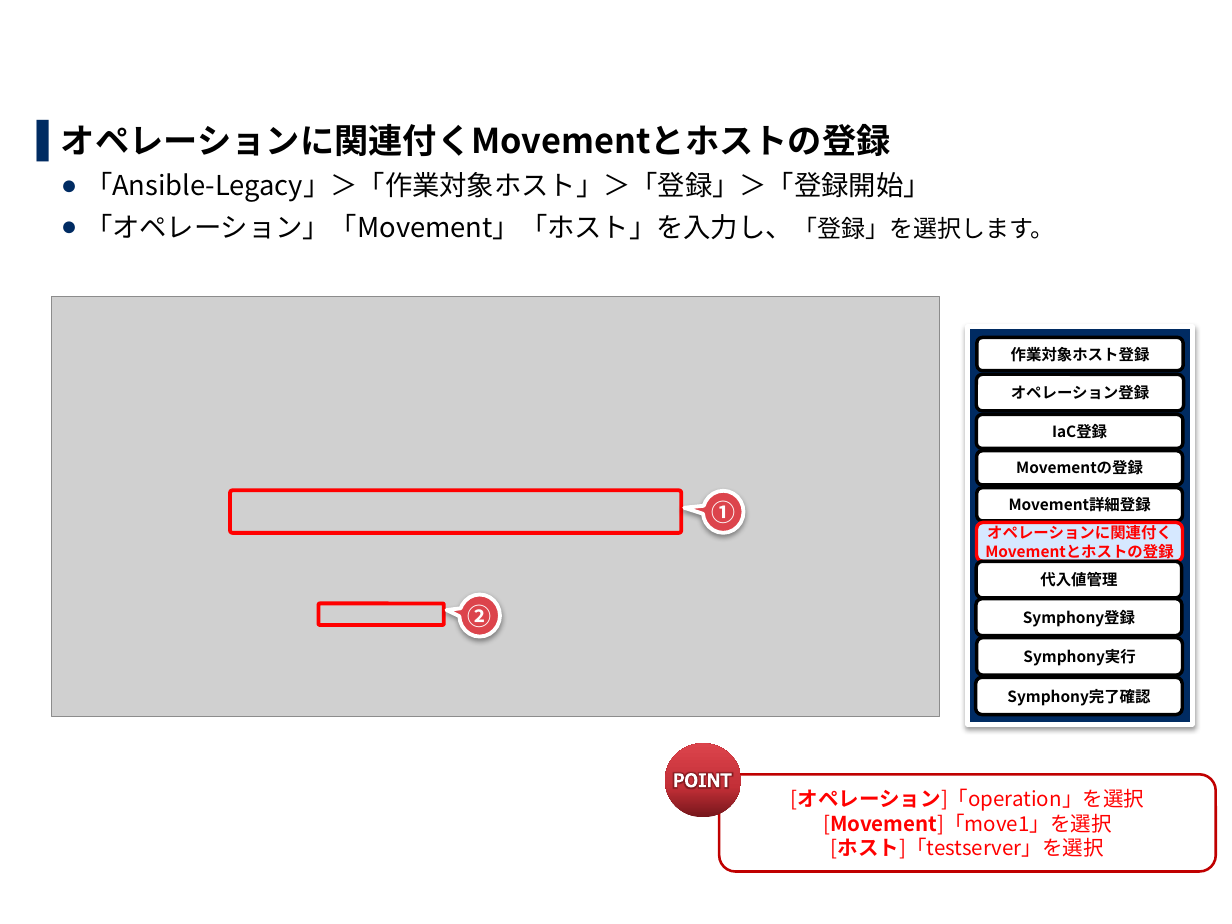
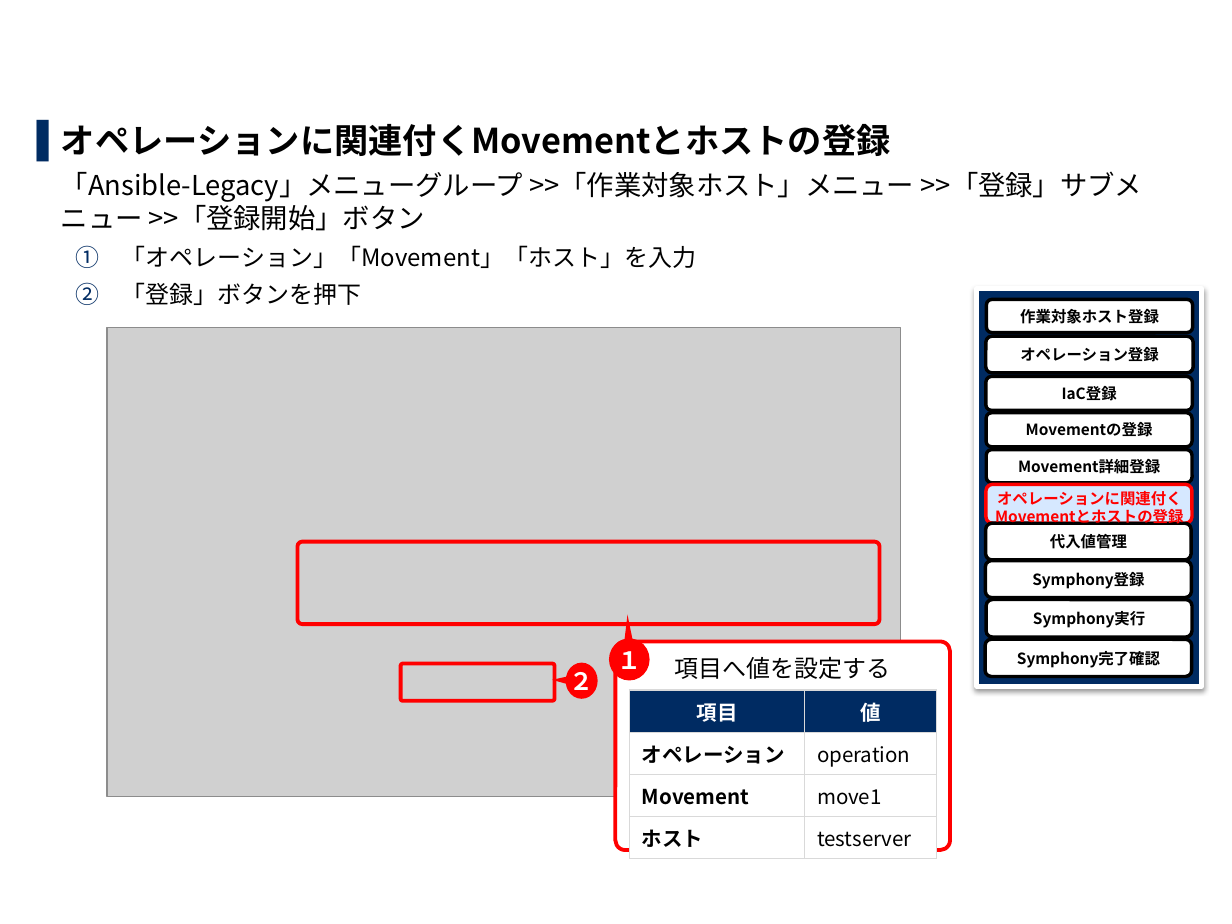
Before and after one commit to exastro-suite/it-automation-docs, a slide deck: slide 23 of asset/Learn_ja/ITA-base_practice_ja.pptx. Drawn at 1232x924 pixels with LibreOffice and Linux fonts; fonts in the diff are those of the drawing; grey boxes stand for pictures; background and template pictures are left out. Boxes give left, top, right and bottom in pixels: in the first picture for what was removed or moved away, otherwise in the second. Text is boxed around its words. In the diff, an @@ line names an element or a change of style, - is before the commit and + after.

Commit message:
modified:   ITA-Ansible-Driver_ja.pdf 	new file:   ITA-Ansible-Driver_ja.pptx 	new file:   ITA-base_classroom_lecture_ja.pdf 	new file:   ITA-base_classroom_lecture_ja.pptx 	modified:   ITA-base_practice_ja.pdf 	modified:   ITA-base_practice_ja.pptx 	deleted:    "ITA-Ansible-Driver_ja _\345\272\247\345\255\246.pptx" 	deleted:    ITA-base_classroom lecture_ja.pdf 	deleted:    ITA-base_classroom lecture_ja.pptx

```diff
--- a/asset/Learn_ja/ITA-base_practice_ja.pptx
+++ b/asset/Learn_ja/ITA-base_practice_ja.pptx
@@ text at <box>61,172,1142,305</box>: text changed @@
-  ● 「Ansible-Legacy」＞「作業対象ホスト」＞「登録」＞「登録開始」
-  ● 「オペレーション」「Movement」「ホスト」を入力し、「登録」を選択します。
+  「Ansible-Legacy」メニューグループ >>「作業対象ホスト」メニュー >>「登録」サブメニュー >>「登録開始」ボタン
+    1. 「オペレーション」「Movement」「ホスト」を入力
+    2. 「登録」ボタンを押下
@@ 8 rounded rectangles, 1 rectangle: place and size @@
-8 rounded rectangles, 1 rectangle at <box>967,326,1191,724</box>
+8 rounded rectangles, 1 rectangle at <box>977,288,1201,686</box>
@@ picture: place and size @@
-picture at <box>52,297,940,717</box>
+picture at <box>107,328,901,797</box>
@@ rounded rectangle "IaC登録": place and size @@
-rounded rectangle "IaC登録" at <box>976,414,1183,448</box>
+rounded rectangle "IaC登録" at <box>986,377,1193,411</box>
@@ rounded rectangle added at <box>986,484,1191,524</box>, fill #D6E8FF, outline #FF0000 2 pt @@
@@ rounded rectangle "オペレーションに関連付く": place and size @@
-rounded rectangle "オペレーションに関連付く" at <box>977,522,1183,562</box>
+rounded rectangle "オペレーションに関連付く" at <box>987,488,1193,527</box>
@@ rounded rectangle "オペレーションに関連付く" at <box>987,488,1193,527</box>: line spacing 1 to 10.4pt; fill #D6E8FF to none; outline #FF0000 2 pt to none @@
@@ rounded rectangle: place and size @@
-rounded rectangle at <box>230,490,681,533</box>
+rounded rectangle at <box>297,542,878,625</box>
@@ speech bubble "１" at <box>609,638,649,680</box>: fill #DC444C to #FF0000; outline #FFFFFF 2.25 pt to none; shadow off; proportions changed @@
@@ speech bubble "１": place and size @@
-speech bubble "１" at <box>703,490,744,532</box>
+speech bubble "１" at <box>609,638,649,680</box>
@@ rounded rectangle added at <box>616,642,951,850</box>, fill #FFFFFF, outline #FF0000 2.25 pt, 14 pt, text #000000 @@
+項目へ値を設定する
@@ text in speech bubble at <box>617,651,641,669</box>: text changed @@
-①
+１
@@ rounded rectangle: place and size @@
-rounded rectangle at <box>319,604,445,625</box>
+rounded rectangle at <box>400,664,554,701</box>
@@ speech bubble "２": place and size @@
-speech bubble "２" at <box>460,595,500,637</box>
+speech bubble "２" at <box>565,663,598,699</box>
@@ speech bubble "２" at <box>565,663,598,699</box>: fill #DC444C to #FF0000; outline #FFFFFF 2.25 pt to none; shadow off; proportions changed @@
@@ text in speech bubble at <box>570,666,594,697</box>: text changed @@
-②
+２
@@ table added at <box>630,690,936,851</box>, 4 rows, 2 columns @@
+項目 | 値
+オペレーション | operation
+Movement | move1
+ホスト | testserver
@@ ellipse removed at <box>665,743,742,817</box> @@
@@ freeform shape removed at <box>674,772,731,787</box> @@
@@ rounded rectangle removed at <box>719,775,1216,872</box> @@
-[オペレーション]「operation」を選択
-[Movement]「move1」を選択
-[ホスト]「testserver」を選択
```
Also in this commit, not shown: 24 other slides changed, 5 other files.
